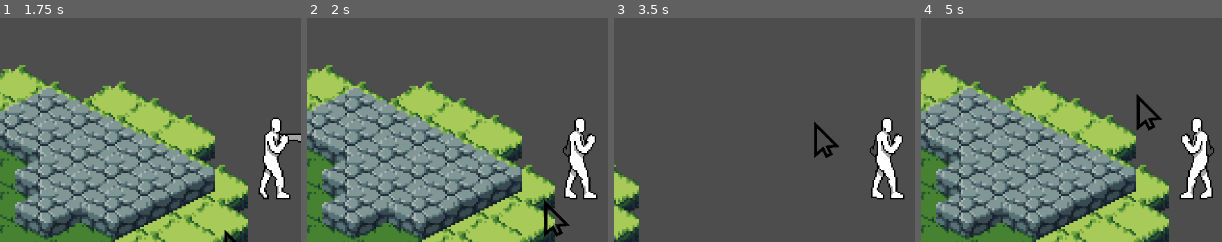
Above: before the commit, frames 1-4 (left to right).
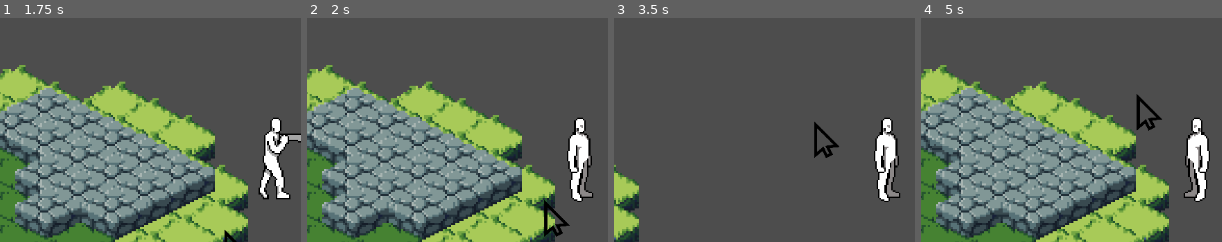
Above: after the commit, the same moments.

Repository: CheapSellsword/the-last-harvest-project
Game: Godot game, scene res://scenes/game/game.tscn
Same seed, same stepped clock (60 frames per second), same inputs: the game is played once before the commit and once after it.
Inputs (mouse positions are % of the whole screen's width and height, from its top left):
- Up to frame 1 (1.75 s): tap Enter (ui_accept) at 0.5, 0.77 s; move the mouse to (95, 45) at 0.52 s; hold Right (ui_right) 0.53-1.25 s; click (95, 45) at 0.6 s; drag from (40, 55) to (60, 70) at 1.27 s
- Up to frame 2 (2 s): no input
- Up to frame 3 (3.5 s): move the mouse to (80, 28) at 2.02 s; hold Right (ui_right) 2.03-2.75 s; click (80, 28) at 2.1 s; drag from (60, 70) to (27, 35) at 2.77 s
- Up to frame 4 (5 s): move the mouse to (outside the picture) at 3.52 s; hold Left (ui_left) 3.53-4.25 s; click (outside the picture) at 3.6 s; tap Enter (ui_accept) at 3.77 s; drag from (27, 35) to (46, 25) at 4.27 s
The pictures show only the part of the screen within x 21-71%, y 19-69%; the shares and areas given below are measured in that part.

Frame 1 is identical in both runs. In frame 2, 2.0% of the frame differs, in the area x 85-97%, y 47-83%; in frame 3, 2.0%; in frame 4, 2.0%.

Commit message:
stop puch loops

Diff:
--- a/scenes/player/player_view.tscn
+++ b/scenes/player/player_view.tscn
@@ -2081,7 +2081,6 @@
 
 [sub_resource type="Animation" id="Animation_ncbk8"]
 length = 0.44444445
-loop_mode = 1
 tracks/0/type = "value"
 tracks/0/imported = false
 tracks/0/enabled = true
@@ -2109,7 +2108,6 @@
 
 [sub_resource type="Animation" id="Animation_lx0yv"]
 length = 0.44444445
-loop_mode = 1
 tracks/0/type = "value"
 tracks/0/imported = false
 tracks/0/enabled = true
@@ -2137,7 +2135,6 @@
 
 [sub_resource type="Animation" id="Animation_5xvpi"]
 length = 0.44444445
-loop_mode = 1
 tracks/0/type = "value"
 tracks/0/imported = false
 tracks/0/enabled = true
@@ -2165,7 +2162,6 @@
 
 [sub_resource type="Animation" id="Animation_ch8ug"]
 length = 0.44444445
-loop_mode = 1
 tracks/0/type = "value"
 tracks/0/imported = false
 tracks/0/enabled = true
@@ -2193,7 +2189,6 @@
 
 [sub_resource type="Animation" id="Animation_5f270"]
 length = 0.44444445
-loop_mode = 1
 tracks/0/type = "value"
 tracks/0/imported = false
 tracks/0/enabled = true
@@ -2221,7 +2216,6 @@
 
 [sub_resource type="Animation" id="Animation_7ag81"]
 length = 0.44444445
-loop_mode = 1
 tracks/0/type = "value"
 tracks/0/imported = false
 tracks/0/enabled = true
@@ -2249,7 +2243,6 @@
 
 [sub_resource type="Animation" id="Animation_osrt1"]
 length = 0.44444445
-loop_mode = 1
 tracks/0/type = "value"
 tracks/0/imported = false
 tracks/0/enabled = true
@@ -2277,7 +2270,6 @@
 
 [sub_resource type="Animation" id="Animation_fmmsv"]
 length = 0.44444445
-loop_mode = 1
 tracks/0/type = "value"
 tracks/0/imported = false
 tracks/0/enabled = true
@@ -2995,7 +2987,7 @@
 scale = Vector2(0.7, 0.7)
 sprite_frames = SubResource("SpriteFrames_fkksv")
 animation = &"idle_down"
-frame = 5
+frame = 1
 
 [node name="CollisionShape2D" type="CollisionShape2D" parent="."]
 shape = SubResource("CapsuleShape2D_w53eo")
